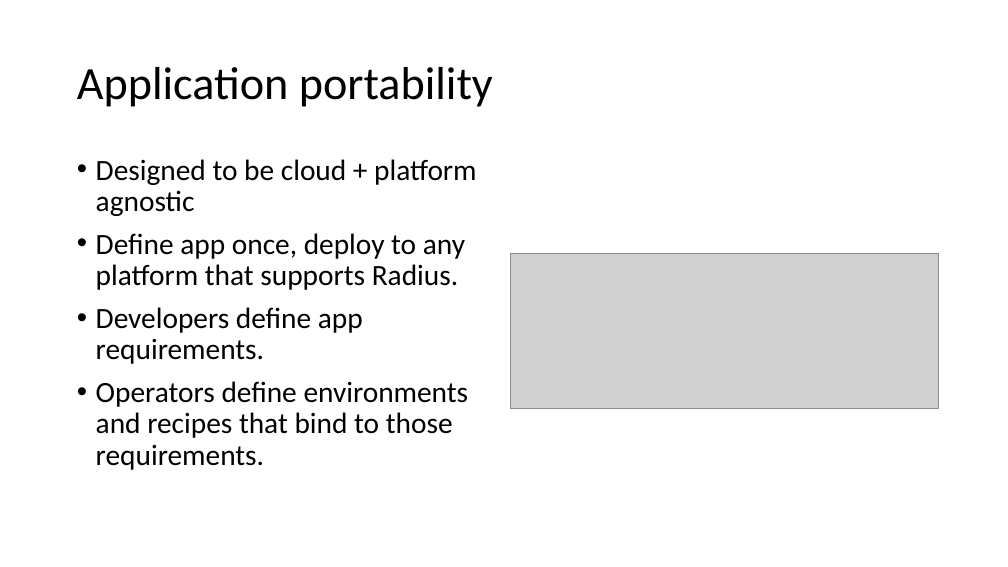
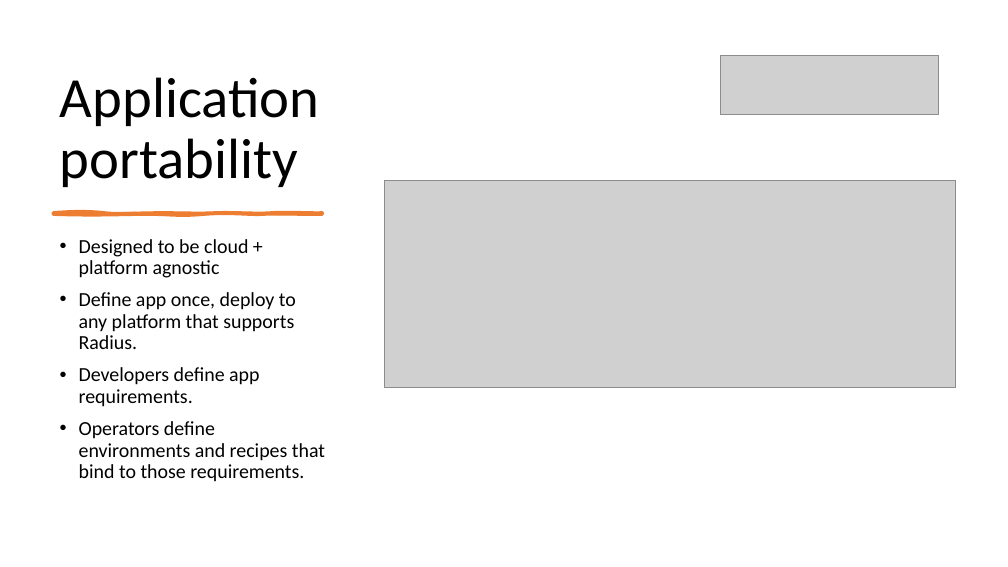
Before and after one commit to willvelida/talks, a slide deck: slide 8 of intro-to-radius/Presentation.pptx (slide 7 before the commit). Drawn at 1008x567 pixels with LibreOffice and Linux fonts; fonts in the diff are those of the drawing; grey boxes stand for pictures. Boxes give left, top, right and bottom in pixels: in the first picture for what was removed or moved away, otherwise in the second. Text is boxed around its words. In the diff, an @@ line names an element or a change of style, - is before the commit and + after.

Commit message:
Adding Radius talk

```diff
--- a/intro-to-radius/Presentation.pptx
+++ b/intro-to-radius/Presentation.pptx
@@ title "Application portability": place and size @@
-title "Application portability" at (77, 67, 493, 107)
+title "Application portability" at (60, 77, 320, 187)
@@ title "Application portability" at (60, 77, 320, 187): size 44 to 54 pt; vertical alignment middle to bottom @@
@@ picture added at (721, 55, 939, 115) @@
@@ picture: place and size @@
-picture at (510, 253, 939, 408)
+picture at (385, 180, 956, 387)
@@ text "Designed to be cloud + ...": place and size @@
-text "Designed to be cloud + ..." at (96, 159, 476, 470)
+text "Designed to be cloud + ..." at (79, 239, 325, 482)
@@ text "Designed to be cloud + ..." at (79, 239, 325, 482): size 28 to 19 pt @@
@@ freeform shape added at (53, 212, 322, 214), fill #ED7D31, outline #ED7D31 3 pt @@
```
Also in this commit, not shown: 8 other slides changed, 8 slides added, 1 slide removed, 8 other files.
